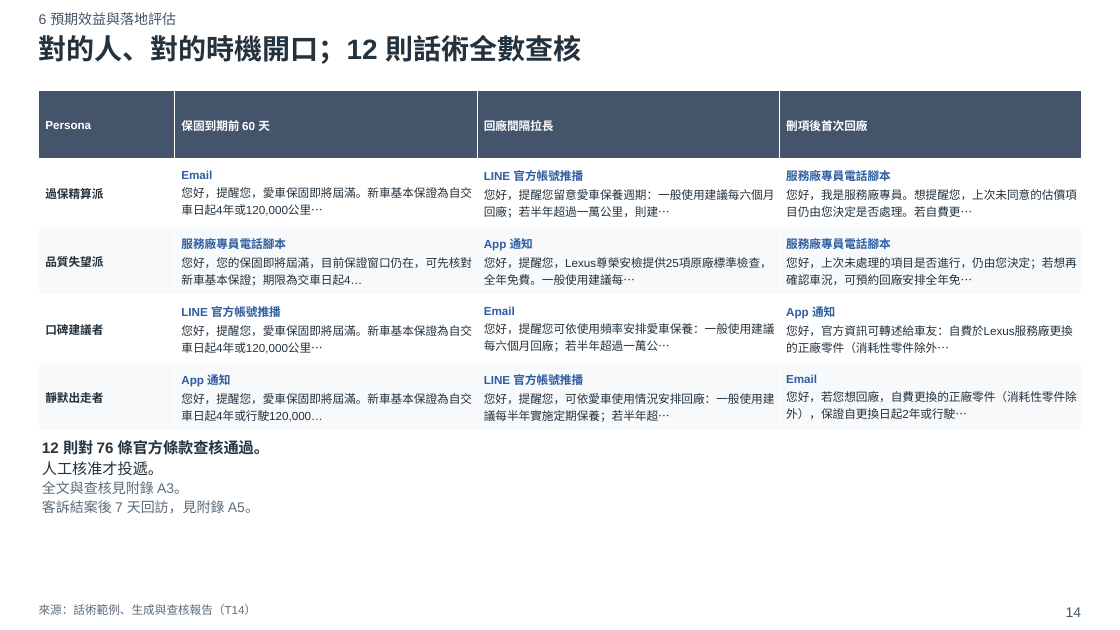
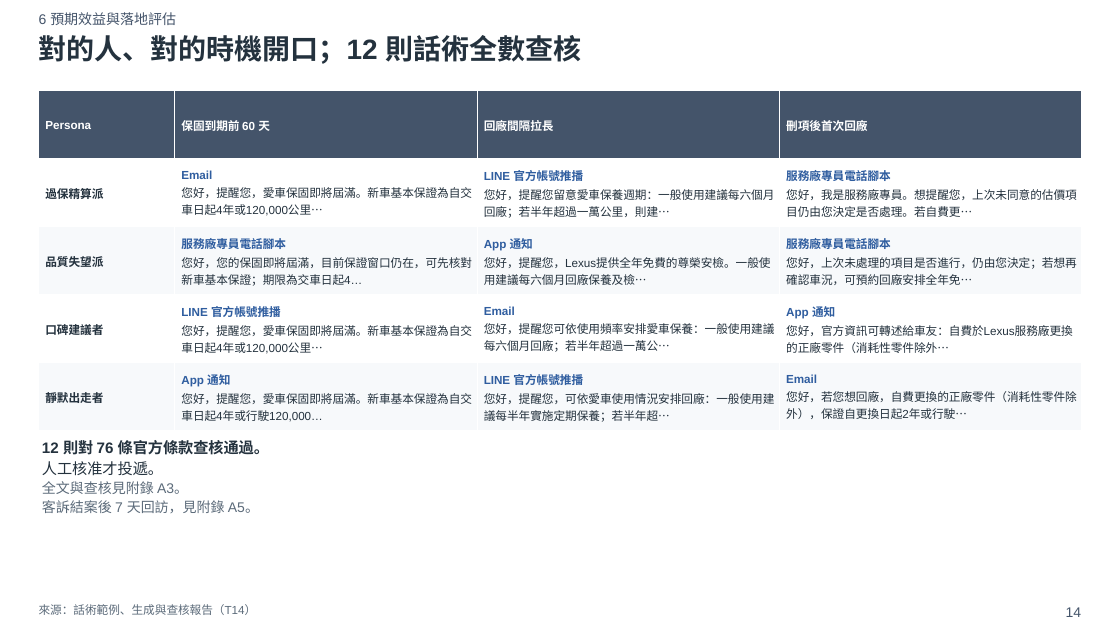
Before and after one commit to xxx789666/hotai-ai-hackathon-lexus, a slide deck: slide 14 of deck/初賽簡報_v0.pptx. Drawn at 1120x630 pixels with LibreOffice and Linux fonts; fonts in the diff are those of the drawing. Boxes give left, top, right and bottom in pixels: in the first picture for what was removed or moved away, otherwise in the second. Text is boxed around its words. In the diff, an @@ line names an element or a change of style, - is before the commit and + after.

```diff
--- a/deck/初賽簡報_v0.pptx
+++ b/deck/初賽簡報_v0.pptx
@@ table at (39,91,1082,431) @@
-row 3, column 3: App 通知 / 您好，提醒您，Lexus尊榮安檢提供25項原廠標準檢查，全年免費。一般使用建議每…
+row 3, column 3: App 通知 / 您好，提醒您，Lexus提供全年免費的尊榮安檢。一般使用建議每六個月回廠保養及檢…
```
Also in this commit, not shown: 1 other slide changed, 9 other files.
